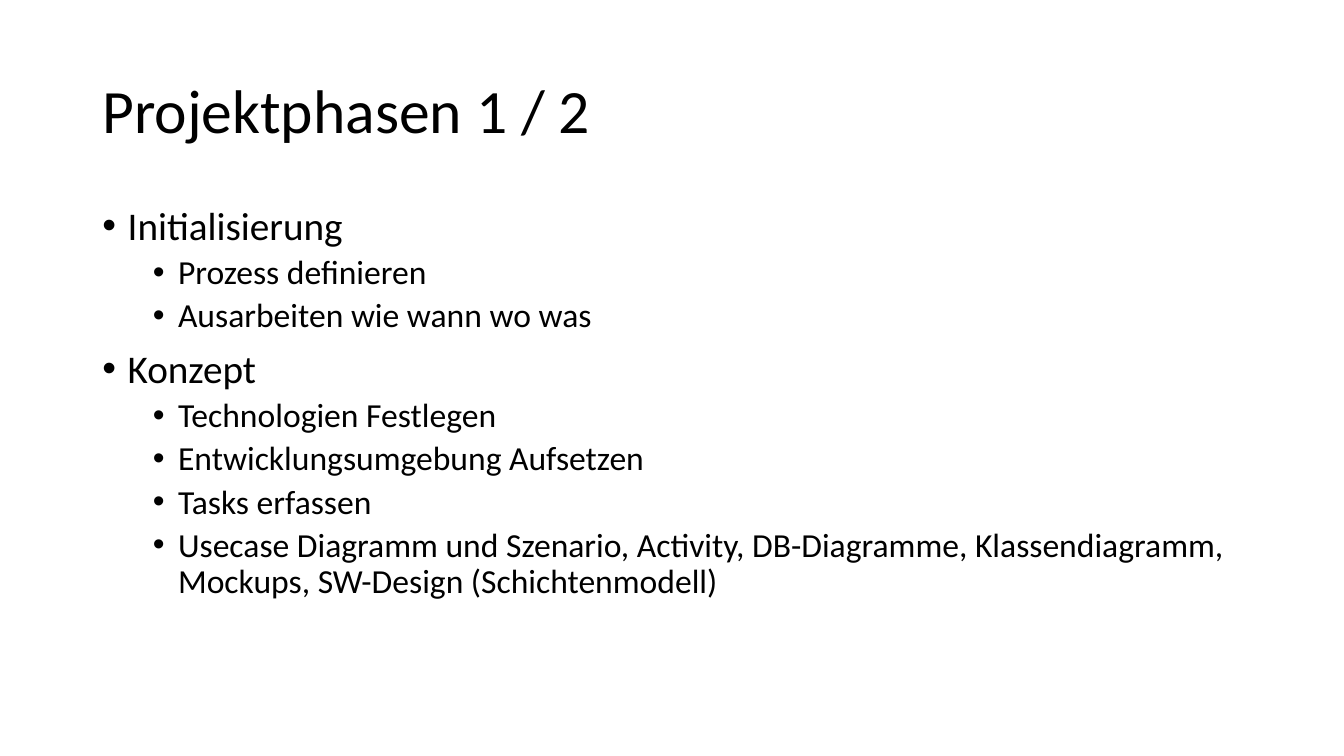
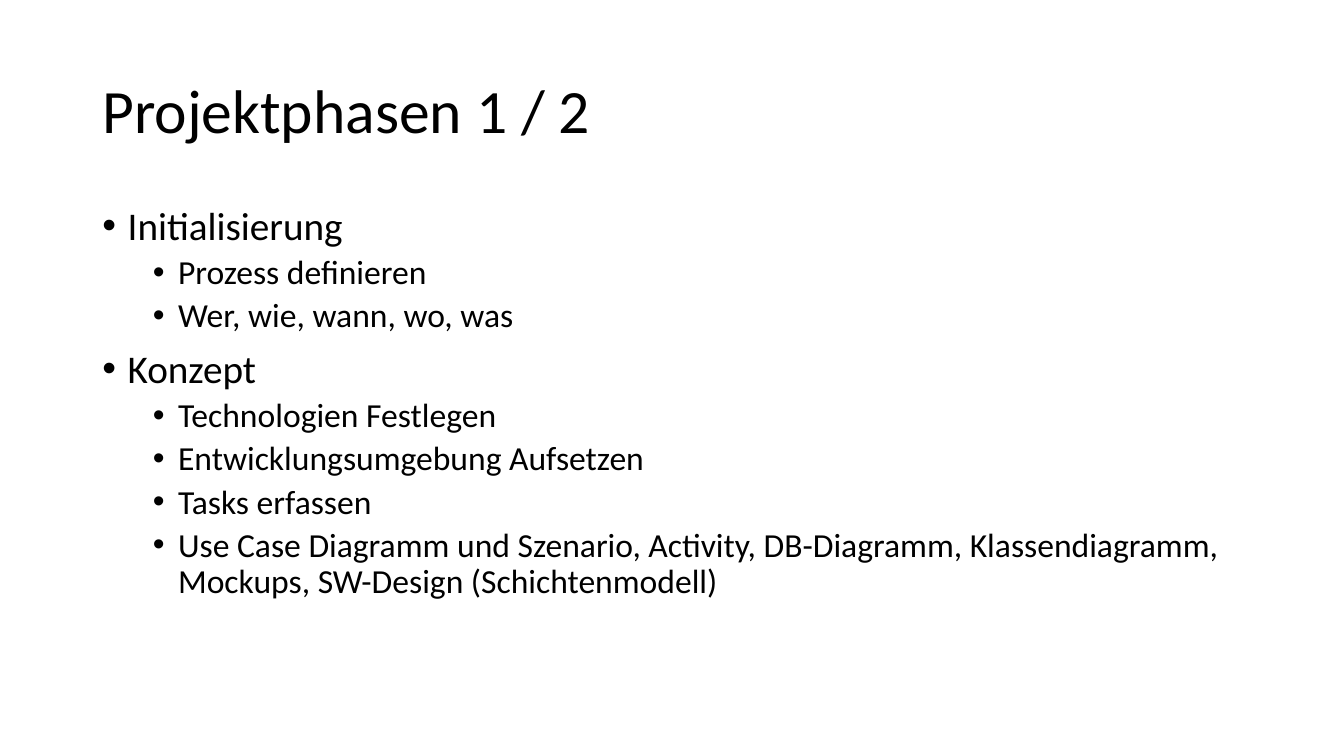
Before and after one commit to schne5/ch.bfh.bti7081.s2016.orange, a slide deck: slide 7 of doc/Task02/Task 2_orange.pptx. Drawn at 1344x756 pixels with LibreOffice and Linux fonts; fonts in the diff are those of the drawing. Boxes give left, top, right and bottom in pixels: in the first picture for what was removed or moved away, otherwise in the second. Text is boxed around its words. In the diff, an @@ line names an element or a change of style, - is before the commit and + after.

```diff
--- a/doc/Task02/Task 2_orange.pptx
+++ b/doc/Task02/Task 2_orange.pptx
@@ text at box(178, 304, 513, 331): text changed @@
-  • Ausarbeiten wie wann wo was
+  • Wer, wie, wann, wo, was
@@ text at box(178, 533, 1218, 599): text changed @@
-  • Usecase Diagramm und Szenario, Activity, DB-Diagramme, Klassendiagramm, Mockups, SW-Design (Schichtenmodell)
+  • Use Case Diagramm und Szenario, Activity, DB-Diagramm, Klassendiagramm, Mockups, SW-Design (Schichtenmodell)
```
Also in this commit, not shown: 8 other slides changed.
